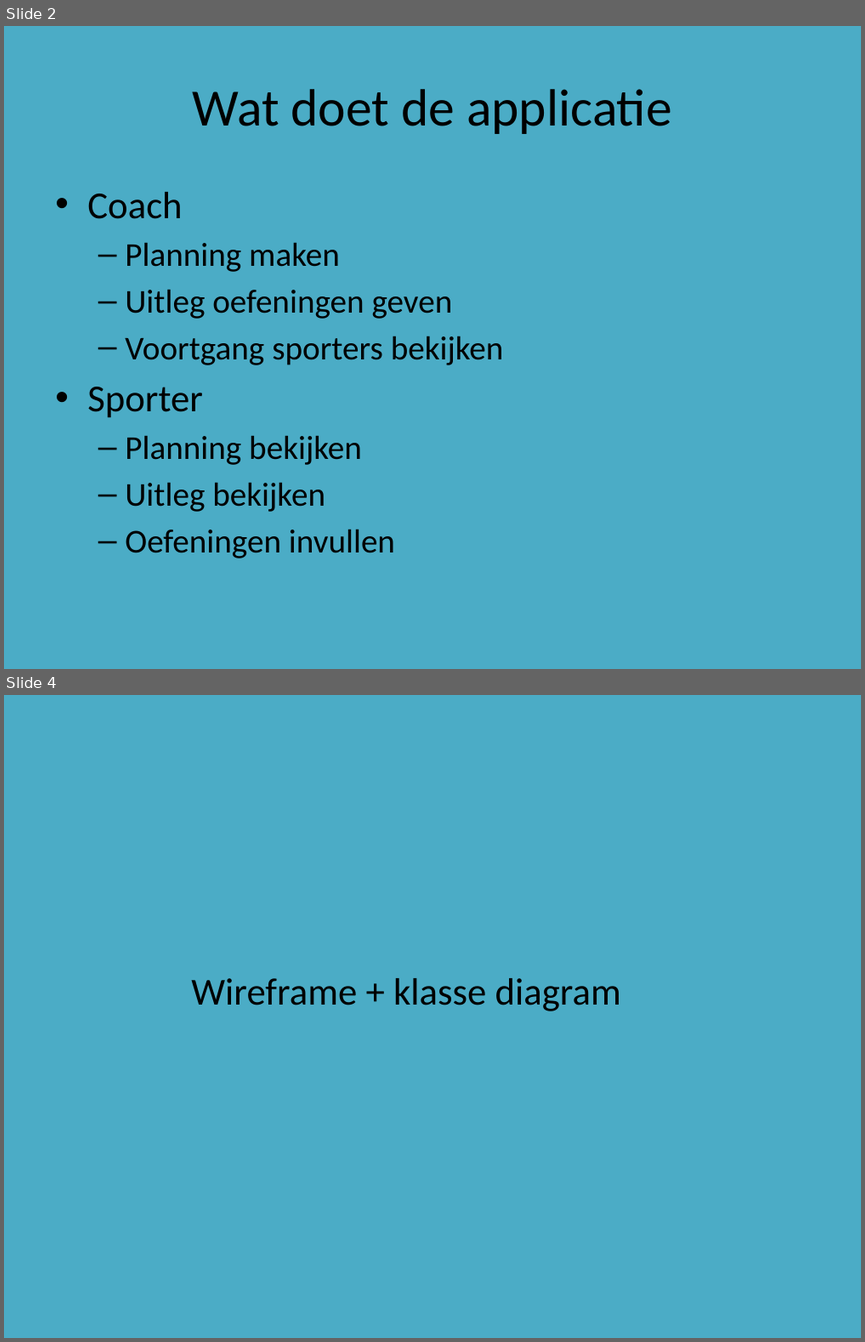
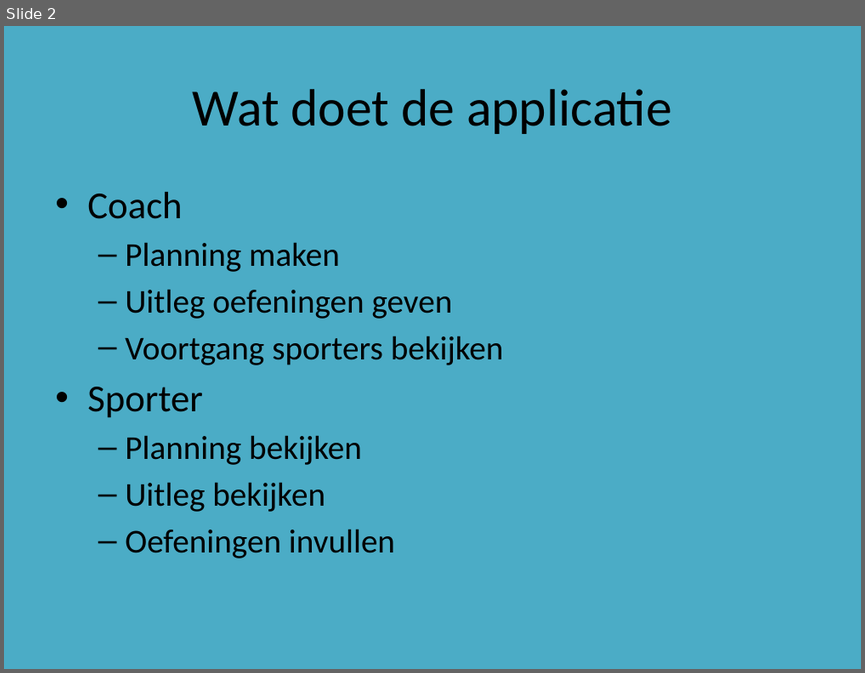
Before and after one commit to DASnoeken/Powerlift_App, a slide deck: Powerlift Powerpoint.pptx. Shown one above the other, each under a label of ours: slides 2 and 4 before the commit, slide 2 after it; the slides between them are not shown. The pictures are 865x1342 and 865x673 pixels, drawn with LibreOffice and Linux fonts; fonts in the diff are those of the drawing. Boxes give left, top, right and bottom in pixels: in the first picture for what was removed or moved away, otherwise in the second. Text is boxed around its words. In the diff, an @@ line names an element or a change of style, - is before the commit and + after.

```diff
--- a/Powerlift Powerpoint.pptx
+++ b/Powerlift Powerpoint.pptx
@@ slide 4 removed at (4, 695, 861, 1338), background #4BACC6 @@
@@ text removed at (191, 978, 621, 1011) @@
-Wireframe + klasse diagram
```
Also in this commit, not shown: 3 slides changed, 6 slides added, 1 other slide removed.
